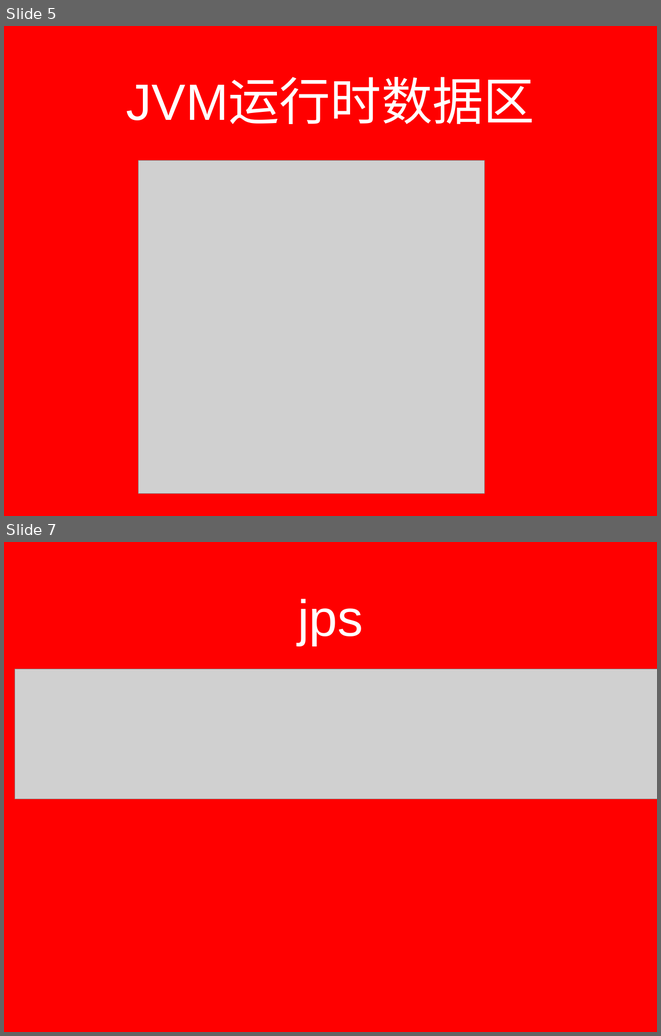
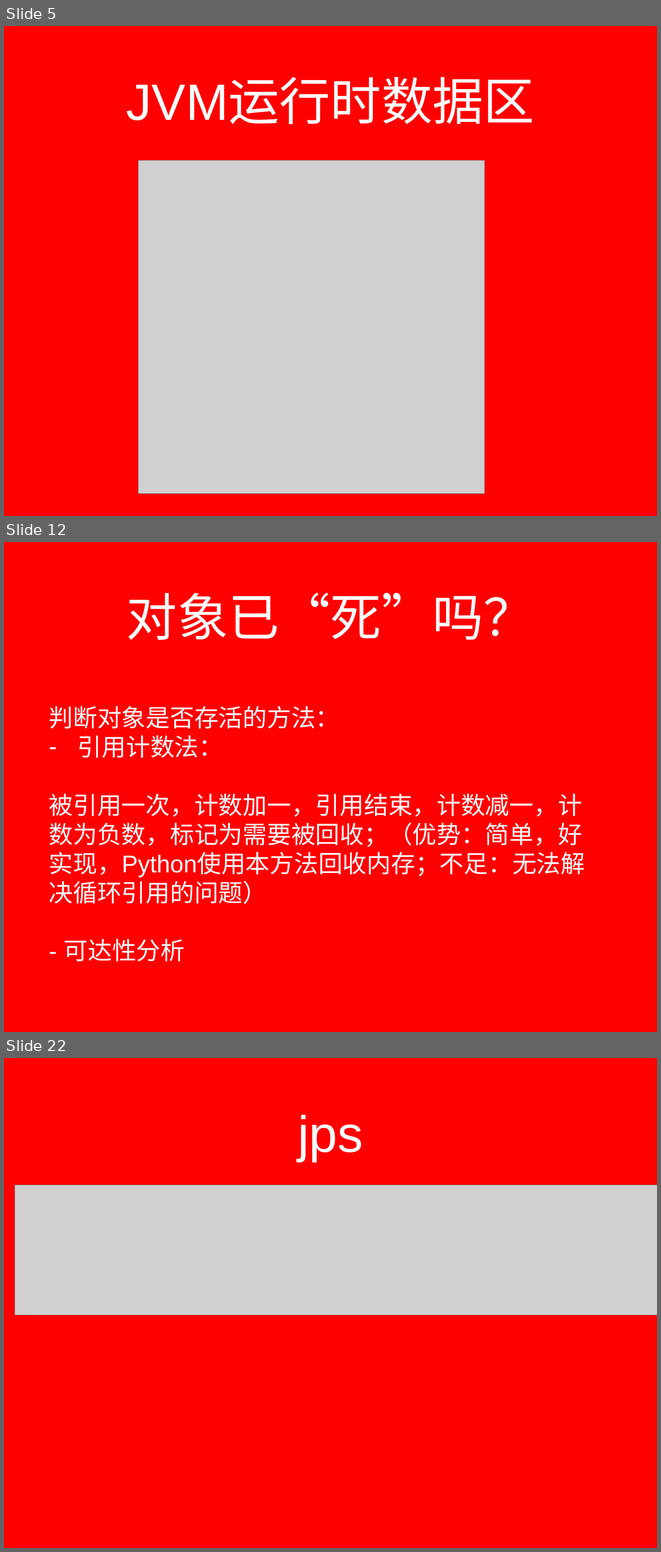
Before and after one commit to lxyangfan/lxyangfan, a slide deck: source/_drafts/jvm.pptx. Shown one above the other, each under a label of ours: slides 5 and 7 before the commit, slides 5, 12 and 22 after it; the slides between them are not shown. The pictures are 661x1036 and 661x1552 pixels, drawn with LibreOffice and Linux fonts; fonts in the diff are those of the drawing; grey boxes stand for pictures; background and template pictures are left out. Boxes give left, top, right and bottom in pixels: in the first picture for what was removed or moved away, otherwise in the second. Text is boxed around its words. In the diff, an @@ line names an element or a change of style, - is before the commit and + after.

```diff
--- a/source/_drafts/jvm.pptx
+++ b/source/_drafts/jvm.pptx
@@ slide 12 added at box(4, 542, 657, 1032), background picture (left out) @@
@@ title added at box(126, 592, 535, 640), 80 pt, text #FFFFFF @@
+对象已“死”吗？
@@ text added at box(49, 706, 585, 961), 38 pt, text #FFFFFF @@
+判断对象是否存活的方法：
+– 引用计数法：
+  被引用一次，计数加一，引用结束，计数减一，计数为负数，标记为需要被回收；（优势：简单，好实现，Python使用本方法回收内存；不足：无法解决循环引用的问题）
+  - 可达性分析
@@ what was slide 7 is now slide 22 @@
```
Also in this commit, not shown: 1 slide changed, 14 other slides added.
